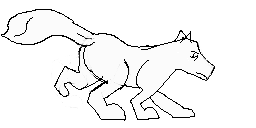
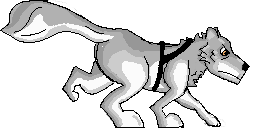
The second 256 x 128 image is a revision of the first. Changes to its layers:
added layer "attack #24" in group "run_5" over [152, 38, 194, 92]
added layer "attack #23" in group "run_5" over [0, 0, 250, 128]
hid "attack #17", painted on it over [0, 0, 249, 128]
painted on "attack #18" over [0, 1, 249, 128]
